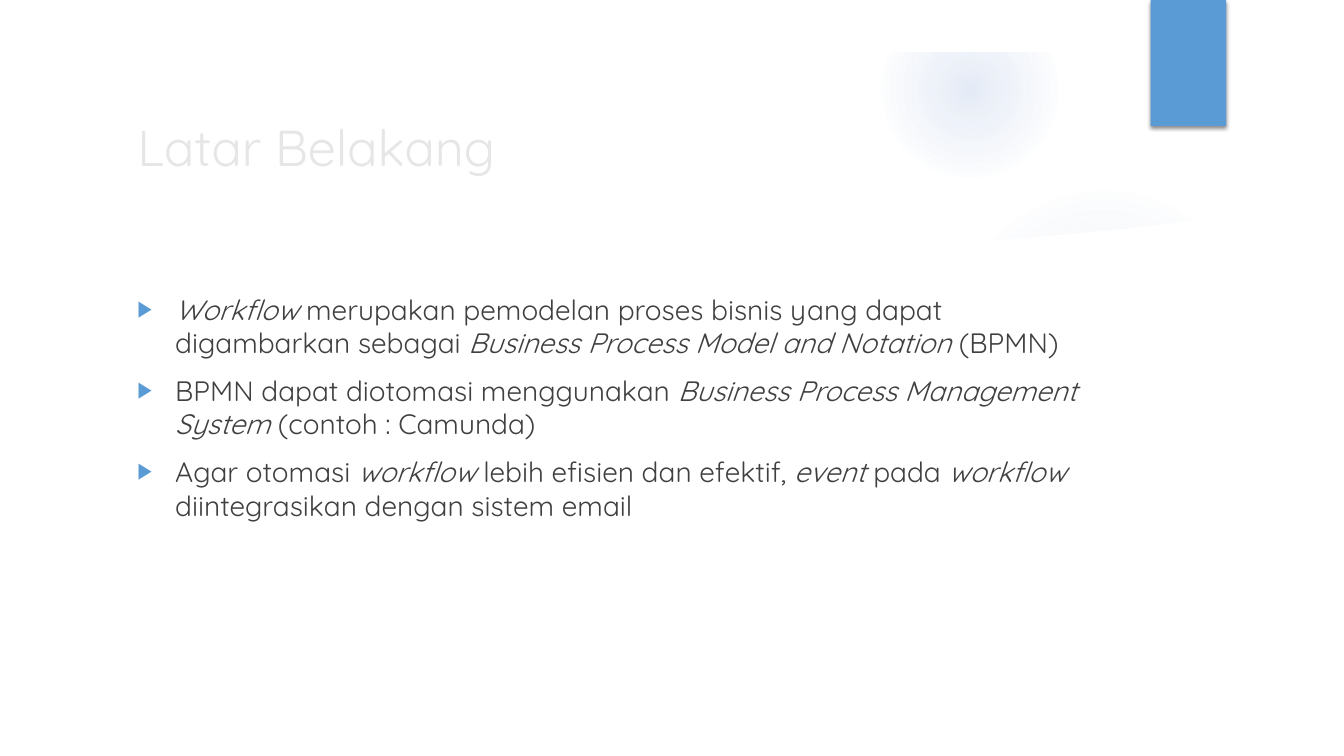
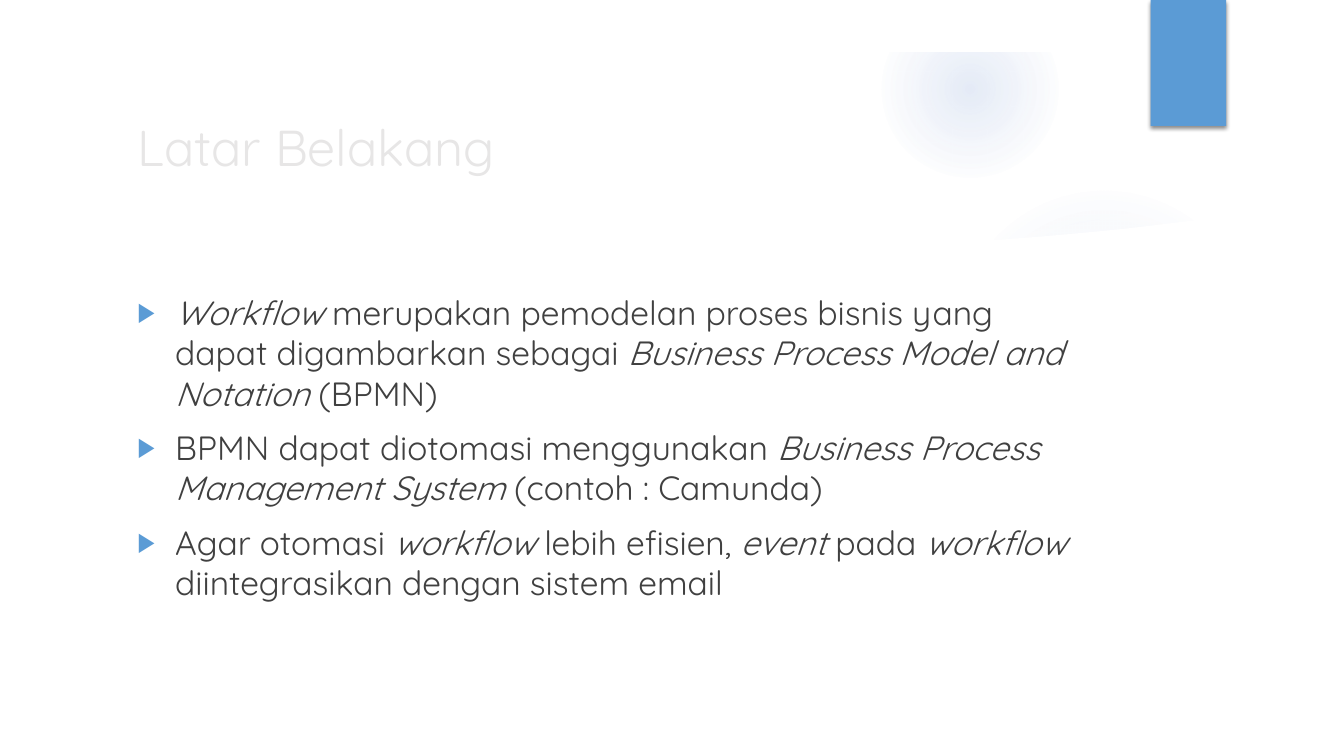
Before and after one commit to luckysenjaya/Skripsi, a slide deck: slide 2 of 10. Sidang/Sidang.pptx. Drawn at 1344x756 pixels with LibreOffice and Linux fonts; fonts in the diff are those of the drawing; background and template pictures are left out. Boxes give left, top, right and bottom in pixels: in the first picture for what was removed or moved away, otherwise in the second. Text is boxed around its words. In the diff, an @@ line names an element or a change of style, - is before the commit and + after.

```diff
--- a/10. Sidang/Sidang.pptx
+++ b/10. Sidang/Sidang.pptx
@@ text at bbox=[175, 300, 1063, 507]: size 20 to 24 pt in "Workflow merupakan pemodelan proses bisnis yang dapat ...", "BPMN dapat diotomasi menggunakan Business Process Management ..." @@
@@ text at bbox=[175, 530, 1066, 602]: text changed; size 20 to 24 pt @@
-▶ Agar otomasi workflow lebih efisien dan efektif, event pada workflow diintegrasikan dengan sistem email
+▶ Agar otomasi workflow lebih efisien, event pada workflow diintegrasikan dengan sistem email
```
Also in this commit, not shown: 13 other slides changed, 12 slides added, 1 slide removed, 41 other files.
